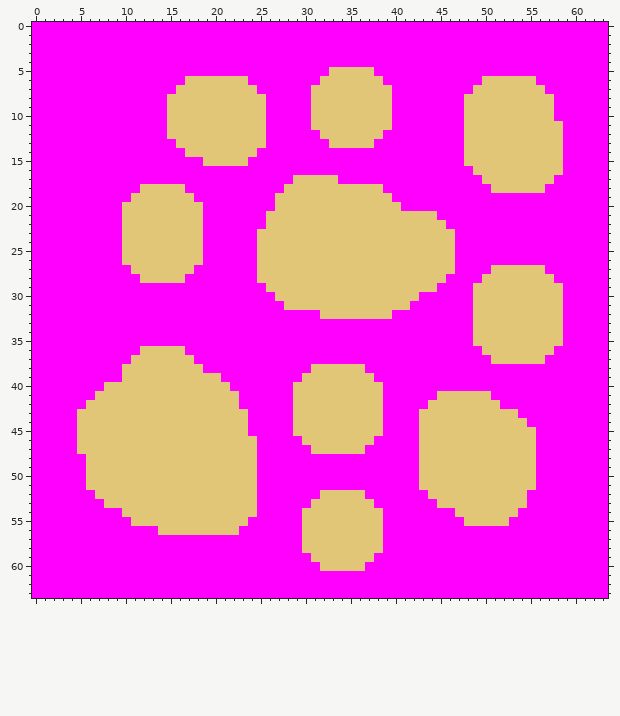
Pixel-art sprite -- assets/gold.png. This is how it looked before the edit.
The file is 64x64 pixels. Colours within 5 levels of each other are drawn and written as one.
After the commit:
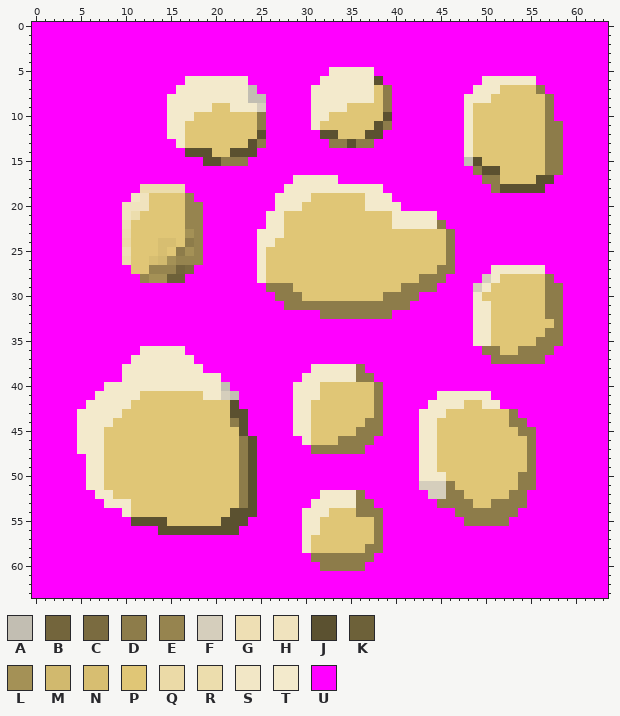
Palette (. is transparent): A #c2beb2  B #73653c  C #7a6b40  D #8d7c4a  E #96844f  F #d5cebc  G #eedfb4  H #f0e3be  J #5b5130  K #6d6139  L #a49156  M #d1b96e  N #d7be71  P #e0c676  Q #ebdaa7  R #ecddad  S #f2e7c6  T #f3eacc  U #ff00ff
Difference:
Changed rows in their new state; - is an unchanged pixel.
first column x 5:
 5 ----------------------------TTTTT---------------------
 6 ------------TTTTTTT--------TTTTTTJ-----------TTTTTT---
 7 -----------TTTTTTTTA------TTTTTTT-D---------TTT----D--
 8 ----------TTTTTTTTTAA-----TTTTTTT-D--------TTT------D-
 9 ----------TTTTT--TTTF-----TTTT----D--------T--------D-
10 ----------TTT-------D-----TT------J--------T--------D-
11 ----------TT--------D-----T------JD--------T--------DD
12 ----------TT--------J------JJ---JJ---------T--------DD
13 -----------T-------JD-------DDJDD----------T--------DD
14 ------------JJJ--JJJ-----------------------T--------DD
15 --------------JJDDD------------------------AJ-------DD
16 --------------------------------------------DJJ-----DD
17 ------------------------TTTTT----------------DD----JJ-
18 -------RRRRR-----------TTTTTTTTTTT------------DJJJJJ--
19 ------SH----E---------TTTT------TTT-------------------
20 -----HHH----EE--------TTT-------TTTT------------------
21 -----HR-----EE-------TT------------TTTTT--------------
22 -----G------EE-------TT------------TTTTTD-------------
23 -----R------LE------TTT------------------D------------
24 -----Q---NN-DE------TT-------------------D------------
25 -----G---N-DLE------T--------------------D------------
26 -----R--NMLEEE------T--------------------D------------
27 --------EEEBC-------T-------------------DD----TTTTTT--
28 -------ELLKK--------T-----------------DDD----FT-----D-
29 ---------------------DDD------------DDDD----FT------DD
30 ----------------------DDD---------DDDD------T-------DD
31 -----------------------DDDDDDDDDDDDDD-------TT------DD
32 ---------------------------DDDDDDDD---------TT------DD
33 --------------------------------------------TT-------D
34 --------------------------------------------TT------DD
35 --------------------------------------------TT-----DDD
36 -------TTTTT---------------------------------DD--DDDD-
37 ------TTTTTTT---------------------------------DDDDDD--
38 -----TTTTTTTTT------------TTTTTD----------------------
39 -----TTTTTTTTTTT---------TTTTTTDD---------------------
40 ---TTTTTTTTTTTTTA-------TTT------D--------------------
41 --TTTTT-------TTFA------TTT------D------TTTTTT--------
42 -TTTTT-----------J------TT-------D-----TTTT--TT-------
43 TTTTT------------JJ-----TT-------D----TTT-------D-----
44 TTTT-------------DJ-----TT------DD----TT--------DD----
45 TTT---------------J-----TT-----DDD----TT---------DD---
46 TTT---------------DJ-----T---DDDD-----TT----------D---
47 TTT---------------DJ------DDDDDD------TT----------D---
48 -TT---------------DJ------------------TT----------D---
49 -TT---------------DJ------------------TT----------D---
50 -TT---------------DJ------------------TTT--------DD---
51 -TT---------------DJ------------------FFFD-------DD---
52 --TT--------------DJ-------TTTTD-------FFDD-----DD----
53 ---TTT------------DJ------TTTTTDD-------DDDD--DDDD----
54 -----T-----------JJJ-----TTT---DDD--------DDDDDDD-----
55 ------JJJJ------JJJ------TT------D---------DDDDD------
56 ---------JJJJJJJJJ-------TT------D--------------------
57 -------------------------T-------D--------------------
58 -------------------------T------DD--------------------
59 --------------------------DDDDDDD---------------------
60 ---------------------------DDDDD----------------------
Pixel boxes of the changes (left, top, right, bottom) in both pictures:
changed: (77, 67, 563, 571)
